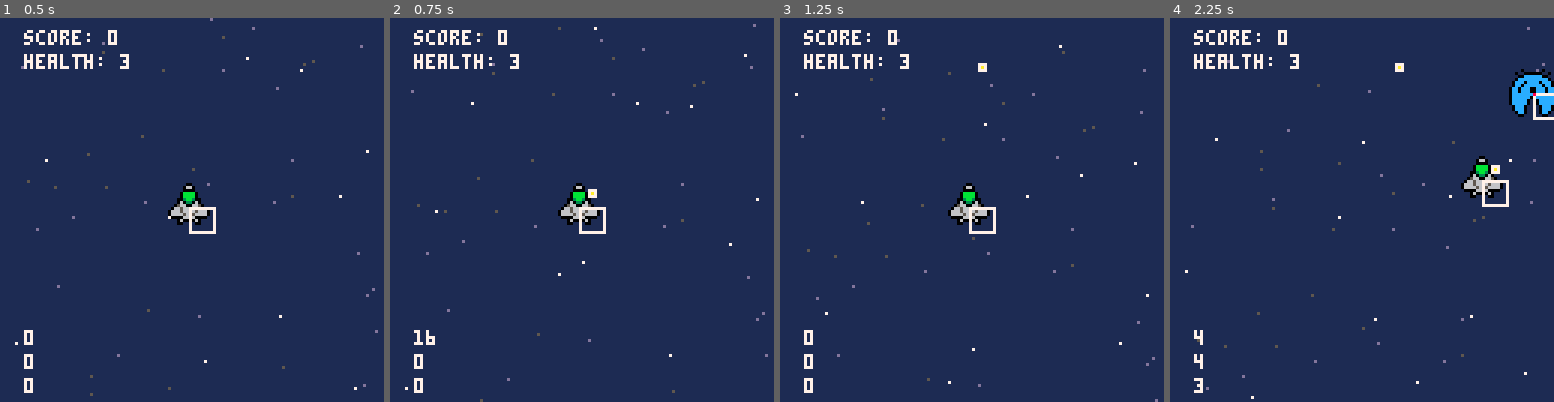
Above: before the commit, frames 1-4 (left to right).
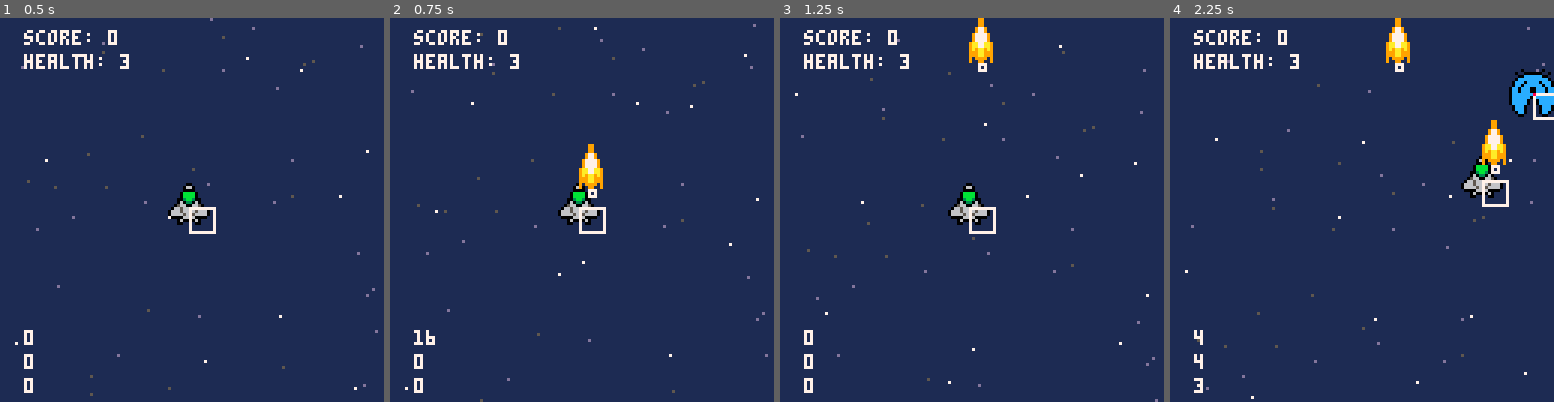
Above: after the commit, the same moments.

Repository: djc5627/pico8-first-game
Game: PICO-8 cartridge first_game.p8
The game is run twice, just before and just after one commit, with the same random seed, the same clock (stepped at 60 frames per second) and the same inputs.
Inputs:
- Up to frame 1 (0.5 s): tap X (X key) at 0.33 s
- Up to frame 2 (0.75 s): tap O (Z key) at 0.7 s
- Up to frame 3 (1.25 s): tap X (X key) at 1.07 s
- Up to frame 4 (2.25 s): hold Right 1.6-2.1 s; tap O (Z key) at 1.7, 2.1 s; tap X (X key) at 1.85 s; hold Up from 2.15 s (still down)

Frame 1 is identical in both runs. In frame 2, 0.5% of the frame differs, in the area x 49-56%, y 32-47%; in frame 3, 0.5%; in frame 4, 1.0%, in the area x 56-88%, y 0-40%.

Commit message:
Add player bullet sprite. Organize sprite sheet.

Diff:
--- a/src/bullet.lua
+++ b/src/bullet.lua
@@ -12,7 +12,11 @@
     end,
 
     draw = function(_ENV)
-        circfill(x,y,rad,clr)
+        if friendly then
+            _draw_sprite(2, x, y)
+        else
+            circfill(x,y,rad,clr)
+        end
     end
 })
 
--- a/src/enemy.lua
+++ b/src/enemy.lua
@@ -10,7 +10,7 @@
     end,
 
     draw = function(_ENV)
-        _draw_sprite(2, x, y)
+        _draw_sprite(3, x, y)
 
         -- draw hitbox for debugging
         if global.debug then
--- a/src/main.lua
+++ b/src/main.lua
@@ -4,6 +4,10 @@
 -- [] Enemy types (straight, zig-zag, homing)
   -- [] Enemy movement defined by speed and angle
 -- [] Standardize hitbox editor
+-- [] Implement sprite animations
+-- [] Separate player/enemy bullets
+  -- [] Unique sprites
+  -- [] Unique hitboxes
 
 --- Working
 -- [] Better Art
@@ -11,7 +15,7 @@
   -- [X] Implement support for 16x16 sprites
   -- [X] Support for mirror sprites in the X axis
   -- [] More readable bullet with outline
-  -- [] Implement sprite animations
+
 
 --- Done
 -- [X] Move to new input system
--- a/src/sprite.lua
+++ b/src/sprite.lua
@@ -10,8 +10,9 @@
 
 sprites = {
     {0, 0, 8, 16, true, 8, 8}, -- 1) Player
-    {8, 0, 8, 16, true, 8, 8}, -- 2) Enemy1
-    {16, 0, 8, 16, true, 8, 8} -- 3) Enemy2
+    {8, 0, 8, 16, false, 4, 16}, -- 2) Player Bullet
+    {0, 16, 8, 16, true, 8, 8}, -- 3) Enemy1
+    {8, 16, 8, 16, true, 8, 8} -- 4) Enemy2
 }
 
 function _draw_sprite(index, x, y)
@@ -31,7 +32,7 @@
     )
 
     -- mirrorx
-    if sprite[4] then
+    if sprite[5] then
         sspr(
                 sprite[1],
                 sprite[2],
Not shown, changed: 32 lines of the sprite sheet (__gfx__) section of first_game.p8
Not shown, changed: resources/SpaceShooter.aseprite
Not shown, changed: resources/SpaceShooter.png
